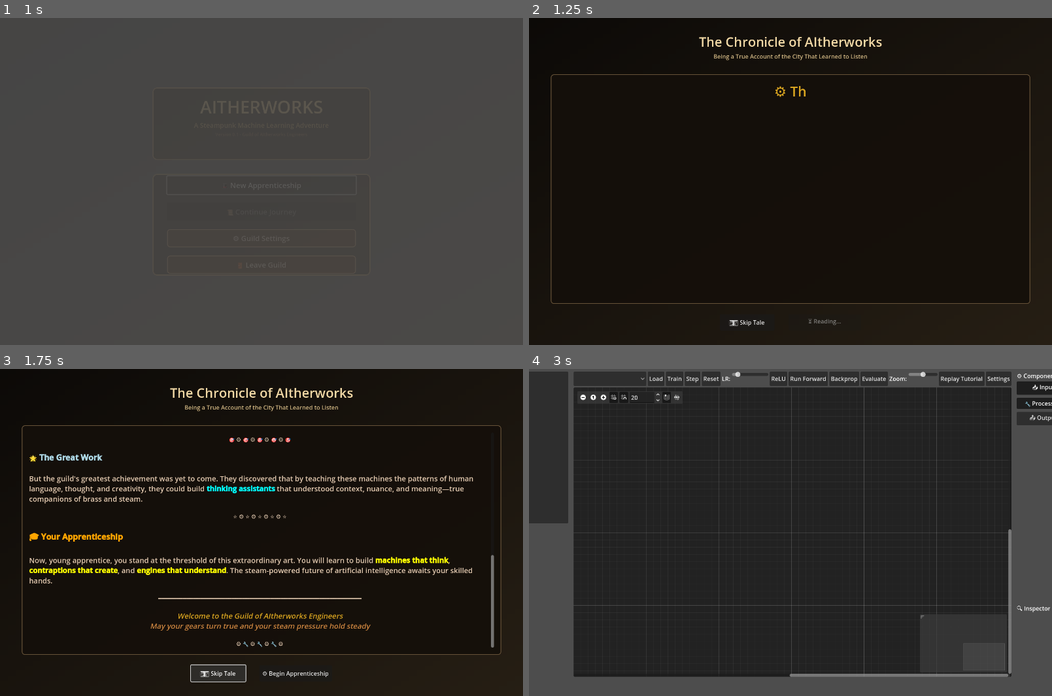
Above: before the commit, frames 1-4 (two rows, left to right).
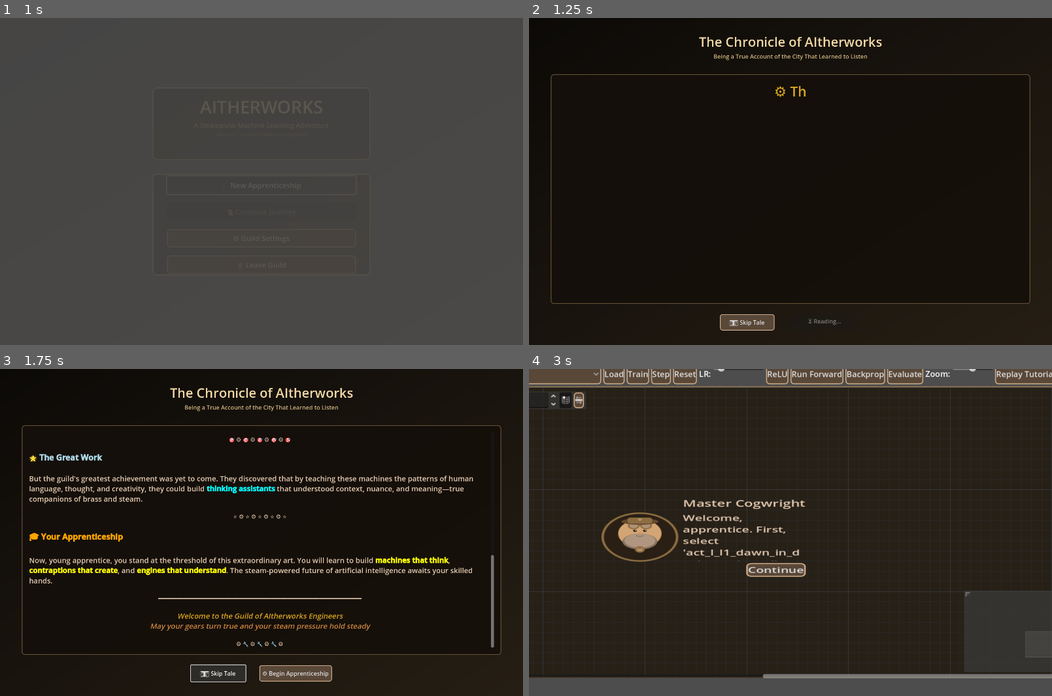
Above: after the commit, the same moments.

Repository: jazzmind/aitherworks
Game: Godot game, scene res://game/ui/title_screen.tscn
Same seed, same stepped clock (60 frames per second), same inputs: the game is played once before the commit and once after it.
Inputs:
- Up to frame 1 (1 s): click "🎩 New Apprenticeship" at 0.5 s
- Up to frame 2 (1.25 s): no input
- Up to frame 3 (1.75 s): click "⏭️ Skip Tale" at 1.25 s
- Up to frame 4 (3 s): click "⚙️ Begin Apprenticeship" at 2 s; click "⚙️ Begin Apprenticeship" at 2.75 s

Frame 1 is identical in both runs. In frame 2, 0.5% of the frame differs, in the area x 36-47%, y 90-96%; in frame 3, 0.6%; in frame 4, 20%, in the area x 0-100%, y 0-95%.
Error before the commit: Parse Error: Identifier "None" not declared in the current scope. (res://game/ui/workbench.gd:607)

Commit message:
fix a bunch of bugs

Diff:
--- a/game/sim/evaluator.gd
+++ b/game/sim/evaluator.gd
@@ -6,7 +6,7 @@
 
 static func evaluate_graph(graph: GraphEdit, spec: Dictionary) -> Dictionary:
 	var start_time := Time.get_ticks_usec()
-	var metrics := {
+	var metrics: Dictionary = {
 		"samples": 0,
 		"correct": 0,
 		"mse": 0.0,
@@ -23,7 +23,7 @@
 	var name_to_node: Dictionary = {}
 	for pn in part_nodes:
 		name_to_node[pn.name] = pn
-	var conns := graph.get_connection_list()
+	var conns: Array = graph.get_connection_list()
 	if conns.is_empty():
 		return {"ok": false, "reason": "no_connections", "metrics": metrics}
 	# Build dataset from spec or synthetic
@@ -33,7 +33,7 @@
 	# Evaluate
 	var inf_start := Time.get_ticks_usec()
 	for sample in dataset:
-		var outputs := _forward_dataset_sample(sample, conns, name_to_node)
+		var outputs: Dictionary = _forward_dataset_sample(sample, conns, name_to_node)
 		var y_hat: Array = outputs.get("terminal_values", [])
 		var y_true: Array = sample.get("y", [])
 		metrics["mse"] += _mse(y_hat, y_true)
@@ -48,8 +48,8 @@
 	# Aggregate
 	if metrics["samples"] > 0:
 		metrics["mse"] /= float(metrics["samples"])
-	var total_time := Time.get_ticks_usec() - start_time
-	var accuracy := (float(metrics["correct"]) / max(1.0, float(metrics["samples"])) )
+	var _total_time := Time.get_ticks_usec() - start_time
+	var accuracy: float = float(metrics["correct"]) / max(1.0, float(metrics["samples"]))
 	var verdict := _verdict_from_win_conditions(accuracy, metrics, spec)
 	return {
 		"ok": true,
@@ -64,7 +64,7 @@
 		return spec["data"]["samples"]
 	var ds: Array = []
 	if spec.has("targets") and spec["targets"].has("lanes"):
-		var lanes := int(spec["targets"]["lanes"])
+		var lanes: int = int(spec["targets"]["lanes"])
 		var patt: Array = spec["targets"].get("pattern", [])
 		for i in range(32):
 			var x: Array = []
@@ -134,7 +134,7 @@
 
 static func _mse(a: Array, b: Array) -> float:
 	var s := 0.0
-	var n := max(1, min(a.size(), b.size()))
+	var n: int = max(1, min(a.size(), b.size()))
 	for i in range(n):
 		var e := float(a[i]) - float(b[i])
 		s += e * e
@@ -145,13 +145,13 @@
 		return false
 	# Success if average absolute error below threshold
 	var s := 0.0
-	var n := max(1, min(y_hat.size(), y_true.size()))
+	var n: int = max(1, min(y_hat.size(), y_true.size()))
 	for i in range(n):
 		s += abs(float(y_hat[i]) - float(y_true[i]))
 	return (s / float(n)) < 0.1
 
 static func _verdict_from_win_conditions(acc: float, metrics: Dictionary, spec: Dictionary) -> Dictionary:
-	var vc := spec.get("win_conditions", {})
+	var vc: Variant = spec.get("win_conditions", {})
 	var passed := true
 	var reasons: Array[String] = []
 	if typeof(vc) == TYPE_DICTIONARY:
--- a/game/ui/steampunk_theme.tres
+++ b/game/ui/steampunk_theme.tres
@@ -1,3 +1,31 @@
+[gd_resource type="Theme" load_steps=3 format=3 uid="uid://dvclbg3abieie"]
+
+[sub_resource type="StyleBoxFlat" id="2"]
+bg_color = Color(0.35, 0.28, 0.22, 1)
+border_width_left = 2
+border_width_top = 2
+border_width_right = 2
+border_width_bottom = 2
+border_color = Color(0.8, 0.67, 0.53, 1)
+corner_radius_top_left = 6
+corner_radius_top_right = 6
+corner_radius_bottom_right = 6
+corner_radius_bottom_left = 6
+
+[sub_resource type="StyleBoxFlat" id="1"]
+bg_color = Color(0.15, 0.12, 0.08, 0.9)
+border_width_left = 2
+border_width_top = 2
+border_width_right = 2
+border_width_bottom = 2
+border_color = Color(0.6, 0.48, 0.32, 1)
+corner_radius_top_left = 8
+corner_radius_top_right = 8
+corner_radius_bottom_right = 8
+corner_radius_bottom_left = 8
+
+[resource]
+Button/styles/normal = SubResource("2")
 GraphEdit/colors/activity = Color(1, 0.85, 0.3, 0.8)
 GraphEdit/colors/connection_hover_tint = Color(1, 0.8, 0.3, 0.5)
 GraphEdit/colors/connection_selected_tint = Color(1, 0.6, 0.2, 0.6)
--- a/game/ui/story_tutorial.gd
+++ b/game/ui/story_tutorial.gd
@@ -1,6 +1,86 @@
+extends Control
+
+var _workbench: Control
+
+@onready var _overlay: ColorRect = $DialogueOverlay
+@onready var _dialog_box: Panel = $DialogueBox
+@onready var _portrait: TextureRect = $DialogueBox/HBox/CharacterPortrait
+@onready var _name_label: Label = $DialogueBox/HBox/VBox/CharacterName
+@onready var _dialog_text: RichTextLabel = $DialogueBox/HBox/VBox/DialogueText
+@onready var _continue_btn: Button = $DialogueBox/HBox/VBox/ContinueButton
+@onready var _action_highlight: ColorRect = $ActionHighlight
+
+func _ready() -> void:
+	_overlay.visible = false
+	_dialog_box.visible = false
+	_action_highlight.visible = false
+	_continue_btn.pressed.connect(_hide_dialog)
+
+func set_workbench(w: Control) -> void:
+	_workbench = w
+
+func start_story_tutorial() -> void:
+	_add_chat_message("master_cogwright", "Master Cogwright", "Welcome, apprentice. First, select 'act_I_l1_dawn_in_dock_ward.yaml' from the dropdown, then press Load.")
+	_highlight_control(_get_workbench_control("MarginContainer/MainLayout/CenterPanel/TopBar/LevelSelect"))
 
 func start_level_chapter(level_id: String) -> void:
 	if level_id == "act_I_l1_dawn_in_dock_ward":
 		_add_chat_message("master_cogwright", "Master Cogwright", "For this trial, keep steam modest and inference quick. When ready, press Evaluate.")
 	elif level_id == "act_I_l3_the_manometer_hisses":
 		_add_chat_message("aether_sage", "Aether Sage", "Watch dye flow back. Tune LR, then Evaluate to convince the Inspectorate.")
+
+func notify_action(action: String) -> void:
+	match action:
+		"select_level":
+			_highlight_control(_get_workbench_control("MarginContainer/MainLayout/CenterPanel/TopBar/LevelSelect"))
+			_add_chat_message("master_cogwright", "Master Cogwright", "Good. Now press Load to prepare the workbench.")
+		"load_level":
+			_action_highlight.visible = false
+			_highlight_control(_get_workbench_control("MarginContainer/MainLayout/CenterPanel/TopBar/LoadButton"), false)
+			_add_chat_message("master_cogwright", "Master Cogwright", "Parts are authorized. Place a Steam Source, a Signal Loom, and a Weight Wheel. Then connect them.")
+		_:
+			pass
+
+func _add_chat_message(character_id: String, display_name: String, text: String) -> void:
+	_name_label.text = display_name
+	_dialog_text.text = text
+	var tex_path := _portrait_path_for(character_id)
+	if FileAccess.file_exists(tex_path):
+		var tex := load(tex_path)
+		if tex is Texture2D:
+			_portrait.texture = tex
+	else:
+		_portrait.texture = null
+	_overlay.visible = true
+	_dialog_box.visible = true
+
+func _hide_dialog() -> void:
+	_overlay.visible = false
+	_dialog_box.visible = false
+
+func _portrait_path_for(character_id: String) -> String:
+	match character_id:
+		"master_cogwright":
+			return "res://assets/characters/master_cogwright.svg"
+		"aether_sage":
+			return "res://assets/characters/aether_sage.svg"
+		"apprentice":
+			return "res://assets/characters/apprentice_player.svg"
+		_:
+			return "res://assets/characters/apprentice_player.svg"
+
+func _get_workbench_control(path: String) -> Control:
+	if _workbench == null:
+		return null
+	var n := _workbench.get_node_or_null(path)
+	return n if n is Control else null
+
+func _highlight_control(ctrl: Control, should_show: bool = true) -> void:
+	if ctrl == null:
+		_action_highlight.visible = false
+		return
+	_action_highlight.visible = should_show
+	if should_show:
+		var r := ctrl.get_global_rect()
+		_action_highlight.global_position = r.position
+		_action_highlight.size = r.size
--- a/game/ui/workbench.gd
+++ b/game/ui/workbench.gd
@@ -595,7 +595,7 @@
 		# reverse pulse highlight (red hues)
 		_pulse_connection(str(c["to"]), int(c["to_port"]), str(c["from"]), int(c["from_port"]), Color(1.0, 0.2, 0.2, 1.0))
 
-func _pulse_connection(from_node: String, from_port: int, to_node: String, to_port: int, color: Color) -> void:
+func _pulse_connection(from_node: String, from_port: int, to_node: String, to_port: int, _color: Color) -> void:
 	# Try to use GraphEdit's per-connection activity if available; otherwise, briefly toggle selection
 	if graph.has_method("set_connection_activity"):
 		graph.set_connection_activity(from_node, from_port, to_node, to_port, 1.0)
@@ -603,20 +603,20 @@
 		await get_tree().create_timer(0.15).timeout
 		graph.set_connection_activity(from_node, from_port, to_node, to_port, 0.0)
 	else:
-		# Fallback: temporarily select the connection to hint activity
-		graph.set_selected(None)
+		# Fallback: temporarily clear selection to hint activity
+		graph.set_selected(null)
 		await get_tree().create_timer(0.01).timeout
 
 func _on_evaluate() -> void:
-	var res := Evaluator.evaluate_graph(graph, current_spec)
-	if not res.ok:
+	var res: Dictionary = Evaluator.evaluate_graph(graph, current_spec)
+	if not bool(res.get("ok", false)):
 		_log("❌ Eval failed: " + String(res.get("reason", "unknown")))
 		return
-	var acc := float(res.get("accuracy", 0.0))
-	var m := res.get("metrics", {})
+	var acc: float = float(res.get("accuracy", 0.0))
+	var m: Dictionary = res.get("metrics", {})
 	_log("📊 Eval: acc=%.3f mse=%.4f samples=%d" % [acc, float(m.get("mse", 0.0)), int(m.get("samples", 0))])
 	_log("🌫️ Steam=%.2f 💧 Water=%.2f ⏱️ Infer=%.2fms Train=%.2fms" % [float(m.get("steam_used", 0.0)), float(m.get("water_used", 0.0)), float(m.get("inference_ms", 0.0)), float(m.get("training_ms", 0.0))])
-	var verdict := res.get("verdict", {"passed": false, "reasons": ["no verdict"]})
+	var verdict: Dictionary = res.get("verdict", {"passed": false, "reasons": ["no verdict"]})
 	if bool(verdict.get("passed", false)):
 		_log("✅ PASS")
 	else:
--- a/game/ui/workbench.tscn
+++ b/game/ui/workbench.tscn
@@ -90,7 +90,6 @@
 theme_override_font_sizes/normal_font_size = 12
 bbcode_enabled = true
 text = "[color=green]Welcome to the Steamfitter's Workbench![/color]
-[b]Bold test[/b], [i]Italic test[/i], [color=yellow]Yellow test[/color]
 Ready to load your first challenge..."
 fit_content = true
 scroll_active = false
@@ -179,10 +178,6 @@
 anchors_preset = 15
 anchor_right = 1.0
 anchor_bottom = 1.0
-offset_left = 0.0
-offset_top = 0.0
-offset_right = 0.0
-offset_bottom = 0.0
 grow_horizontal = 2
 grow_vertical = 2
 right_disconnects = true
@@ -298,10 +293,10 @@
 [node name="StoryTutorial" parent="." instance=ExtResource("5")]
 layout_mode = 1
 anchors_preset = -1
-anchor_left = -0.0122249
-anchor_top = 0.306818
-anchor_right = 1.39009
-anchor_bottom = 1.30682
+anchor_left = -0.209046
+anchor_top = 0.55
+anchor_right = 1.19322
+anchor_bottom = 1.21477
 offset_right = -618.058
 scale = Vector2(1.56, 1)
 metadata/_edit_use_anchors_ = true
Not shown, changed: data/parts/activation_gate.yaml
Not shown, changed: data/parts/adder_manifold.yaml
Not shown, changed: data/parts/aether_battery.yaml
Not shown, changed: data/parts/apprentice_sgd.yaml
Not shown, changed: data/parts/athanor_still.yaml
Not shown, changed: data/parts/augmentor_arms.yaml
Not shown, changed: data/parts/calibration_feeder.yaml
Not shown, changed: data/parts/cog_ratchet_press.yaml
Not shown, changed: data/parts/convolution_drum.yaml
Not shown, changed: data/parts/downspout.yaml
Not shown, changed: data/parts/drop_valves.yaml
Not shown, changed: data/parts/embedder_drum.yaml
(and 21 more such lines)
